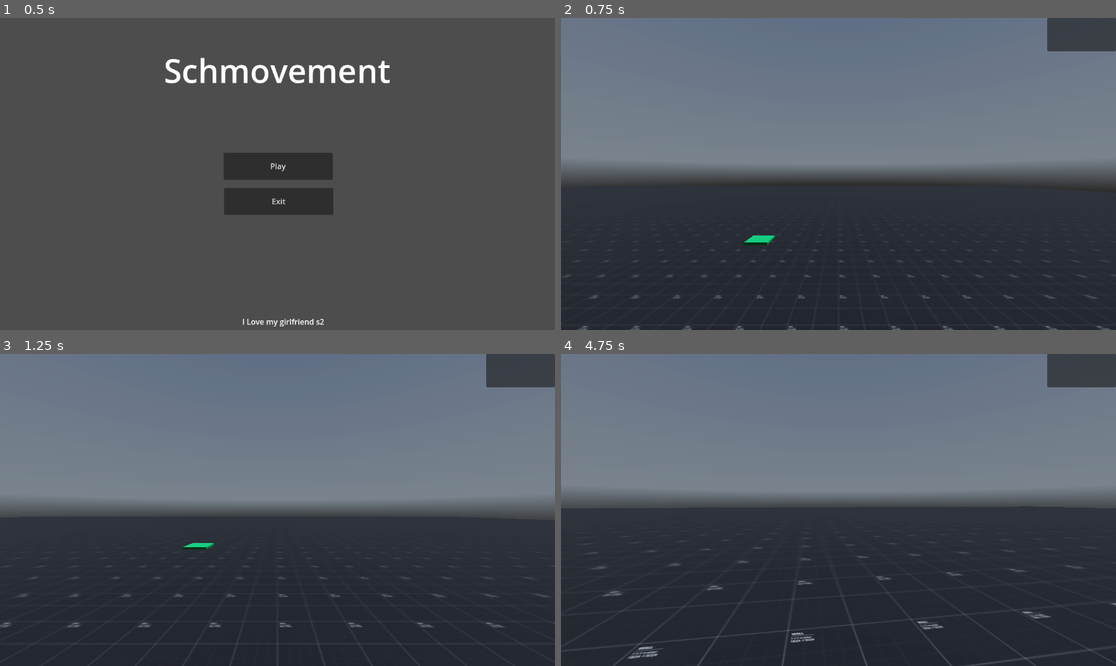
Above: before the commit, frames 1-4 (two rows, left to right).
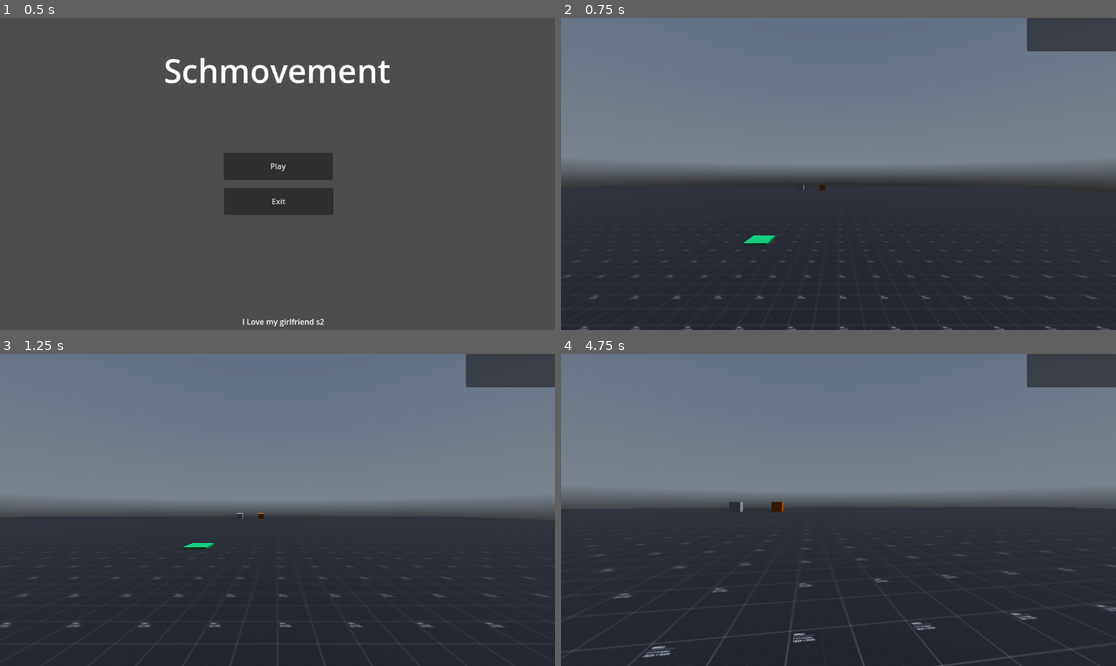
Above: after the commit, the same moments.

Repository: BreadDemon/Schmovement
Game: Godot game, scene res://nodes/menus/game_menu.tscn
The game is run twice, just before and just after one commit, with the same random seed, the same clock (stepped at 60 frames per second) and the same inputs. A sky picture missing from this copy of the repository is replaced by a grey-blue gradient.
Inputs (mouse positions are in pixels of both pictures, inside the frame that each line leads up to):
- Up to frame 1 (0.5 s): no input
- Up to frame 2 (0.75 s): click "Play" at 0.5 s
- Up to frame 3 (1.25 s): no input
- Up to frame 4 (4.75 s): move the mouse to (866, 510) at 1.27 s; hold Ctrl (Crouch) 1.28-2.03 s; hold W (forward) from 1.28 s (still down); tap Space (Jump) at 1.52, 2.27, 3.77, 4.52 s; move the mouse to (810, 510) at 2.02 s; tap Shift (Sprint) at 2.1, 3.6 s; move the mouse to (849, 503) at 2.77 s; hold Ctrl (Crouch) 2.78-3.53 s; move the mouse to (832, 516) at 3.52 s; move the mouse to (877, 513) at 4.27 s; hold Ctrl (Crouch) from 4.28 s (still down)

Frame 1 is identical in both runs. In frame 2, 0.5% of the frame differs, in the area x 3-99%, y 0-100%; in frame 3, 0.4%; in frame 4, 1.9%, in the area x 1-100%, y 0-100%.

Commit message:
Made timer 3 decimal places, adjusted test map

Diff:
--- a/src/nodes/levels/playground.tscn
+++ b/src/nodes/levels/playground.tscn
@@ -11,6 +11,7 @@
 [ext_resource type="PackedScene" uid="uid://cbjmtxba73jo0" path="res://nodes/features/loading_zone.tscn" id="9_xsjr0"]
 [ext_resource type="PackedScene" uid="uid://b4hpx8unxlkoy" path="res://nodes/features/start_course.tscn" id="10_05fom"]
 [ext_resource type="PackedScene" uid="uid://bwk6svly34oyr" path="res://nodes/features/end_course.tscn" id="11_kat0f"]
+[ext_resource type="PackedScene" uid="uid://bt4o8jqmtib6b" path="res://nodes/objects/sphere.tscn" id="12_6dukh"]
 
 [sub_resource type="PanoramaSkyMaterial" id="PanoramaSkyMaterial_54ayb"]
 panorama = ExtResource("1_yj3sw")
@@ -199,11 +200,17 @@
 PathScene = "res://nodes/levels/test_map.tscn"
 
 [node name="StartCourse" parent="." instance=ExtResource("10_05fom")]
-transform = Transform3D(1, 0, 0, 0, 1, 0, 0, 0, 1, -7.00338, 1, 6.00146)
+transform = Transform3D(1, 0, 0, 0, 1, 0, 0, 0, 1, -7.00338, 1, -37.9985)
 
 [node name="EndCourse" parent="." node_paths=PackedStringArray("start_course") instance=ExtResource("11_kat0f")]
-transform = Transform3D(1, 0, 0, 0, 1, 0, 0, 0, 1, -3.00338, 1, 6.00146)
+transform = Transform3D(1, 0, 0, 0, 1, 0, 0, 0, 1, -3.00338, 1, -37.9985)
 start_course = NodePath("../StartCourse")
 
 [node name="EndCourse2" parent="." instance=ExtResource("11_kat0f")]
-transform = Transform3D(1, 0, 0, 0, 1, 0, 0, 0, 1, -4.00338, 1, 9.00146)
+transform = Transform3D(1, 0, 0, 0, 1, 0, 0, 0, 1, -4.00338, 1, 50.0015)
+
+[node name="StartCourse2" parent="." instance=ExtResource("10_05fom")]
+transform = Transform3D(1, 0, 0, 0, 1, 0, 0, 0, 1, -8.00338, 1, 50.0015)
+
+[node name="sphere" parent="StartCourse2" instance=ExtResource("12_6dukh")]
+transform = Transform3D(1, 0, 0, 0, 1, 0, 0, 0, 1, -3.98429, 1, 3.8147e-06)
--- a/src/nodes/levels/test_map.tscn
+++ b/src/nodes/levels/test_map.tscn
@@ -71,7 +71,7 @@
 [node name="Upper_Section" type="Node3D" parent="Map"]
 
 [node name="Jump_Pad" parent="Map/Upper_Section" instance=ExtResource("3_rffr6")]
-transform = Transform3D(1, 0, 0, 0, 1, 0, 0, 0, 1, 14.6947, 4.70839, -32.5)
+transform = Transform3D(1.625, 0, 0, 0, 1.625, 0, 0, 0, 1.625, 14.6947, 4.70839, -32.3776)
 
 [node name="CSGCombiner3D" type="CSGCombiner3D" parent="Map/Upper_Section"]
 transform = Transform3D(1, 0, 0, 0, 1, 0, 0, 0, 1, -0.312504, 0.161173, 3.12351)
--- a/src/nodes/menus/Timer.tscn
+++ b/src/nodes/menus/Timer.tscn
@@ -8,7 +8,7 @@
 anchors_preset = 1
 anchor_left = 1.0
 anchor_right = 1.0
-offset_left = -143.0
+offset_left = -185.0
 offset_bottom = 69.0
 grow_horizontal = 0
 size_flags_horizontal = 8
@@ -17,6 +17,5 @@
 [node name="Timer" type="Label" parent="PanelContainer"]
 layout_mode = 2
 theme_override_font_sizes/font_size = 50
-horizontal_alignment = 1
 vertical_alignment = 1
 script = ExtResource("1_0wx5u")
--- a/src/project.godot
+++ b/src/project.godot
@@ -62,3 +62,7 @@
 "events": [Object(InputEventKey,"resource_local_to_scene":false,"resource_name":"","device":-1,"window_id":0,"alt_pressed":false,"shift_pressed":false,"ctrl_pressed":false,"meta_pressed":false,"pressed":false,"keycode":0,"physical_keycode":32,"key_label":0,"unicode":32,"echo":false,"script":null)
 ]
 }
+
+[physics]
+
+common/physics_ticks_per_second=120
--- a/src/scripts/Mili_seconds.gd
+++ b/src/scripts/Mili_seconds.gd
@@ -13,7 +13,7 @@
 		var formatted_time = str(start_time)
 		var decimal_index = formatted_time.find(".")
 		if decimal_index > 0:
-			formatted_time = formatted_time.left(decimal_index + 3)  # Take only two decimal places
+			formatted_time = formatted_time.left(decimal_index + 4)  # Take only two decimal places
 
 		Global.start_time = formatted_time
 		text = formatted_time.replace(".", ":")
--- a/src/scripts/player.gd
+++ b/src/scripts/player.gd
@@ -60,9 +60,9 @@
 
 	if Input.get_mouse_mode() == Input.MOUSE_MODE_CAPTURED:
 		if event is InputEventMouseMotion:
-				neck.rotate_y(deg_to_rad(-event.relative.x * mouse_sensitivity))
-				camera.rotate_x(deg_to_rad(-event.relative.y * mouse_sensitivity))
-				camera.rotation.x = clamp(camera.rotation.x, deg_to_rad(-90), deg_to_rad(90))
+			neck.rotate_y(deg_to_rad(-event.relative.x * mouse_sensitivity))
+			camera.rotate_x(deg_to_rad(-event.relative.y * mouse_sensitivity))
+			camera.rotation.x = clamp(camera.rotation.x, deg_to_rad(-90), deg_to_rad(90))
 
 func _physics_process(delta):
 	input_dir = Input.get_vector("left", "right", "forward", "back")
Not shown: 1 places in src/nodes/levels/playground.tscn that only renumber resources
